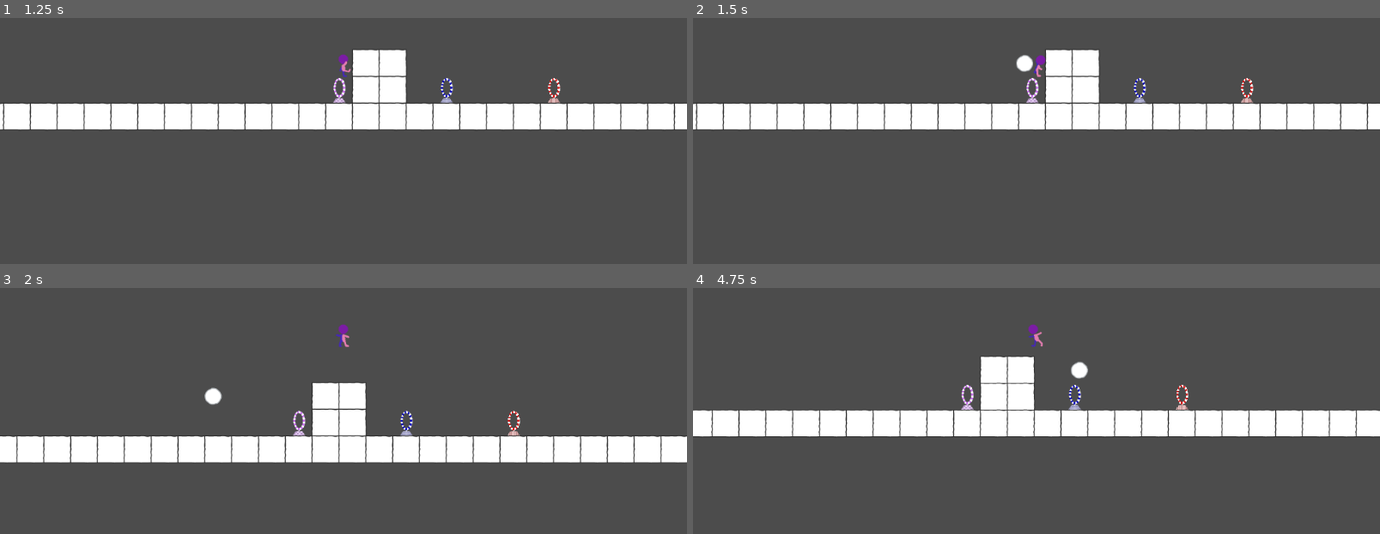
Above: before the commit, frames 1-4 (two rows, left to right).
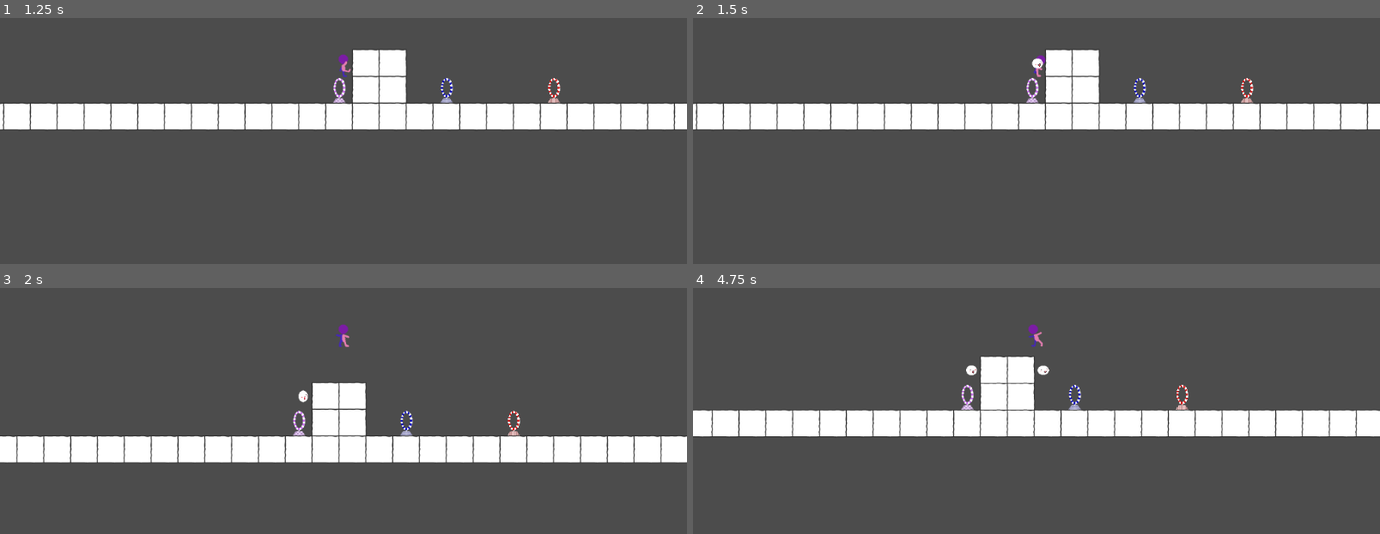
Above: after the commit, the same moments.

Repository: athuyaoo/Harpasnival
Game: Godot game, scene res://level/level.tscn
Same seed, same stepped clock (60 frames per second), same inputs: the game is played once before the commit and once after it.
Inputs:
- Up to frame 1 (1.25 s): hold Right (move_right) from 0.53 s (still down); hold C (throw) from 0.53 s (still down); tap Up (move_up) at 0.77 s
- Up to frame 2 (1.5 s): keep holding Right (move_right); release C (throw) at 1.28 s; tap C (throw) at 1.35 s
- Up to frame 3 (2 s): keep holding Right (move_right); tap Up (move_up) at 1.52 s
- Up to frame 4 (4.75 s): release Right (move_right) at 2.03 s; hold Left (move_left) 2.03-2.78 s; hold C (throw) 2.03-2.78 s; hold Right (move_right) 2.78-4.28 s; tap C (throw) at 2.85, 4.35 s; tap Up (move_up) at 3.02, 3.77, 4.52 s; hold C (throw) 3.53-4.28 s; hold Left (move_left) from 4.28 s (still down)

Frame 1 is identical in both runs. In frame 2, 0.2% of the frame differs, in the area x 47-51%, y 14-22%; in frame 3, 0.2%; in frame 4, 0.2%, in the area x 39-58%, y 29-37%.
Error after the commit: Parse Error: Expected a constant expression. (res://ball/ball.gd:4)

Commit message:
Update ball
Add animation and let ball be freed when colliding with structure

Diff:
--- a/ball/ball.gd
+++ b/ball/ball.gd
@@ -1,5 +1,24 @@
+class_name Ball
 extends RigidBody2D
 
-func set_color(color:Color):
-	print(color)
-	$Sprite.modulate = color
+const ColorType = Constants.ColorType
+export(Color, RGB) var blue_ball_color
+export(Color, RGB) var red_ball_color
+export(Color, RGB) var purple_ball_color
+
+var current_color
+
+onready var colorDict = {
+	ColorType.BLUE: blue_ball_color,
+	ColorType.RED: red_ball_color,
+	ColorType.PURPLE: purple_ball_color,
+}
+
+func set_color(color):
+	if (color == null or colorDict[color] == null):
+		return
+	$Sprite.modulate = colorDict[color]
+	current_color = color
+
+func _on_Ball_body_entered(body):
+	queue_free()
--- a/ball/ball.tscn
+++ b/ball/ball.tscn
@@ -1,27 +1,80 @@
-[gd_scene load_steps=5 format=2]
+[gd_scene load_steps=7 format=2]
 
-[ext_resource path="res://ball/ball_sprite.png" type="Texture" id=1]
+[ext_resource path="res://ball/ball.png" type="Texture" id=1]
 [ext_resource path="res://ball/ball.gd" type="Script" id=2]
+[ext_resource path="res://ball/ball_face.png" type="Texture" id=3]
 
-[sub_resource type="PhysicsMaterial" id=1]
-friction = 0.0
-bounce = 0.7
+[sub_resource type="CircleShape2D" id=1]
+radius = 18.5154
 
 [sub_resource type="CircleShape2D" id=2]
-radius = 18.5154
+radius = 1.0
+
+[sub_resource type="Animation" id=3]
+resource_name = "bouncing"
+length = 0.8
+loop = true
+tracks/0/type = "value"
+tracks/0/path = NodePath("Sprite:frame")
+tracks/0/interp = 1
+tracks/0/loop_wrap = true
+tracks/0/imported = false
+tracks/0/enabled = true
+tracks/0/keys = {
+"times": PoolRealArray( 0, 0.2, 0.4, 0.6 ),
+"transitions": PoolRealArray( 1, 1, 1, 1 ),
+"update": 1,
+"values": [ 0, 1, 2, 3 ]
+}
+tracks/1/type = "value"
+tracks/1/path = NodePath("Face:frame")
+tracks/1/interp = 1
+tracks/1/loop_wrap = true
+tracks/1/imported = false
+tracks/1/enabled = true
+tracks/1/keys = {
+"times": PoolRealArray( 0, 0.2, 0.4, 0.6 ),
+"transitions": PoolRealArray( 1, 1, 1, 1 ),
+"update": 1,
+"values": [ 0, 1, 2, 3 ]
+}
 
 [node name="Ball" type="RigidBody2D" groups=[
-"ball",
+"balls",
 ]]
 collision_layer = 2
-mass = 18.13
-physics_material_override = SubResource( 1 )
+mode = 2
 gravity_scale = 0.0
+contacts_reported = 1
+contact_monitor = true
 linear_damp = 0.0
 script = ExtResource( 2 )
+blue_ball_color = Color( 0.545098, 0.737255, 1, 1 )
+red_ball_color = Color( 1, 0.698039, 0.698039, 1 )
+purple_ball_color = Color( 0.670588, 0.396078, 1, 1 )
 
 [node name="Sprite" type="Sprite" parent="."]
 texture = ExtResource( 1 )
+hframes = 4
+frame = 2
 
 [node name="CollisionShape2D" type="CollisionShape2D" parent="."]
+visible = false
+shape = SubResource( 1 )
+
+[node name="Face" type="Sprite" parent="."]
+texture = ExtResource( 3 )
+hframes = 4
+frame = 2
+
+[node name="Area2D" type="Area2D" parent="."]
+collision_layer = 2
+
+[node name="CollisionShape2D" type="CollisionShape2D" parent="Area2D"]
 shape = SubResource( 2 )
+
+[node name="AnimationPlayer" type="AnimationPlayer" parent="."]
+autoplay = "bouncing"
+anims/bouncing = SubResource( 3 )
+
+[connection signal="body_entered" from="." to="." method="_on_Ball_body_entered"]
Binary file added: ball/ball.png
Binary file added: ball/ball_face.png
Not shown, added: ball/ball_face.png.import
